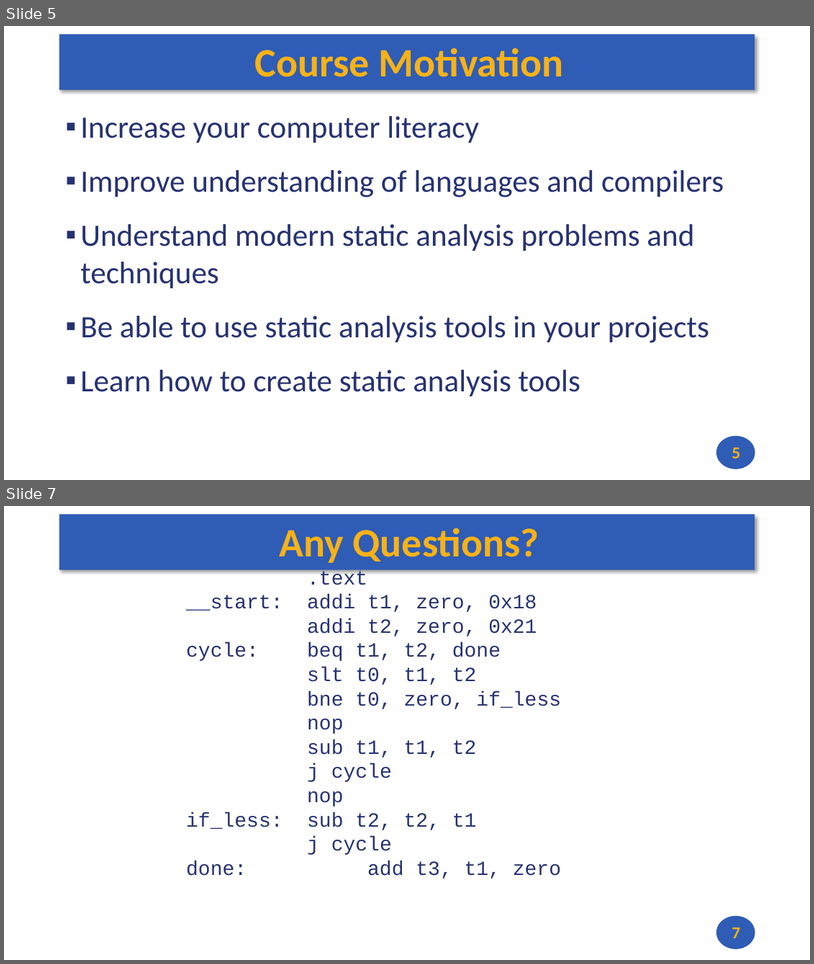
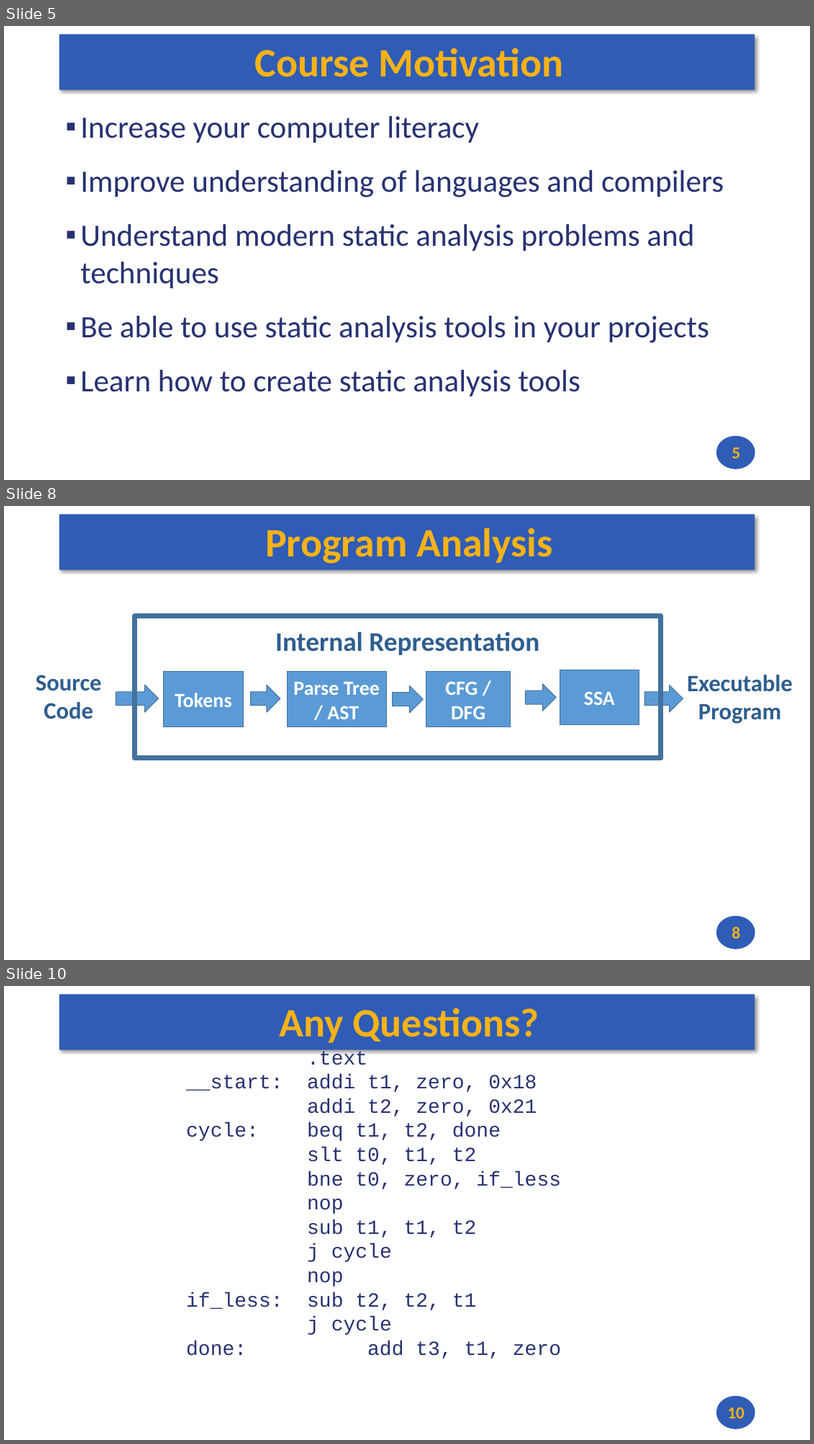
Before and after one commit to andrewt0301/static-analysis-course, a slide deck: docs/lectures/01/slides_01.pptx. Shown one above the other, each under a label of ours: slides 5 and 7 before the commit, slides 5, 8 and 10 after it; the slides between them are not shown. The pictures are 814x964 and 814x1444 pixels, drawn with LibreOffice and Linux fonts; fonts in the diff are those of the drawing. Boxes give left, top, right and bottom in pixels: in the first picture for what was removed or moved away, otherwise in the second. Text is boxed around its words. In the diff, an @@ line names an element or a change of style, - is before the commit and + after.

```diff
--- a/docs/lectures/01/slides_01.pptx
+++ b/docs/lectures/01/slides_01.pptx
@@ slide 8 added at <box>4,506,810,960</box>, background #FFFFFF; not listed: 2 template elements that a slide beside it also shows @@
@@ title added at <box>265,528,553,564</box>, 48 pt, text #F7B217, bold @@
+Program Analysis
@@ rectangle added at <box>135,615,661,758</box>, outline #43739E 6 pt @@
@@ text added at <box>275,631,540,655</box>, 32 pt, text #2E5E8E, bold @@
+Internal Representation
@@ text added at <box>36,674,102,719</box>, 28 pt, text #2E5E8E, bold @@
+Source
+Code
@@ rectangle added at <box>164,672,243,727</box>, fill #5B9BD5, outline #43739E 0.85 pt, 24 pt, text #FFFFFF, bold @@
+Tokens
@@ rectangle added at <box>287,672,387,727</box>, fill #5B9BD5, outline #43739E 0.85 pt, 24 pt, text #FFFFFF, bold @@
+Parse Tree / AST
@@ rectangle added at <box>426,672,510,727</box>, fill #5B9BD5, outline #43739E 0.85 pt, 24 pt, text #FFFFFF, bold @@
+CFG / DFG
@@ rectangle added at <box>560,670,639,725</box>, fill #5B9BD5, outline #43739E 0.85 pt, 24 pt, text #FFFFFF, bold @@
+SSA
@@ text added at <box>687,674,793,723</box>, 28 pt, text #2E5E8E, bold @@
+Executable Program
@@ down arrow added at <box>116,685,159,712</box>, fill #5B9BD5, outline #43739E 0.85 pt @@
@@ down arrow added at <box>251,685,280,712</box>, fill #5B9BD5, outline #43739E 0.85 pt @@
@@ down arrow added at <box>392,686,423,713</box>, fill #5B9BD5, outline #43739E 0.85 pt @@
@@ down arrow added at <box>525,684,556,711</box>, fill #5B9BD5, outline #43739E 0.85 pt @@
@@ down arrow added at <box>646,685,684,712</box>, fill #5B9BD5, outline #43739E 0.85 pt @@
@@ page number added at <box>732,926,741,938</box>, 20 pt, text #F7B217, bold @@
+8
@@ what was slide 7 is now slide 10 @@
@@ page number at <box>728,1406,745,1418</box>: text changed @@
-7
+10
```
Also in this commit, not shown: 1 slide changed, 2 other slides added, 1 other file.
